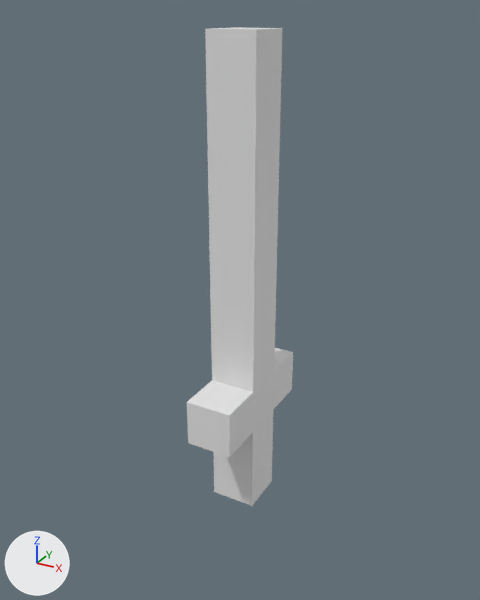
What one commit did to the Blender file Assets/Items/Weapons/Sword/sword_basic.blend.
Camera for both pictures: a 50 mm lens placed at (0.361, -0.666, 0.66), pointed at (-0.013, 0.013, 0.32). Arrows for +X, +Y and +Z are at lower left; the lights stay in place.
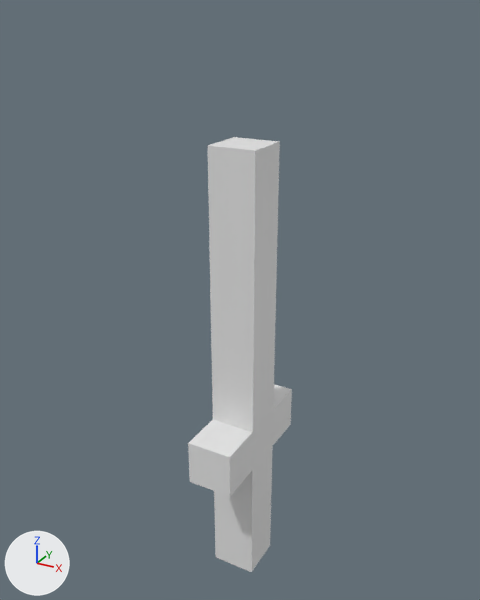
What differs and where, as boxes [x1, y1, x2, y2] in the pictures (480 x 600 px):
'Cube', reshaped, moved (9% shorter)
    before: [187, 27, 293, 506]
    after: [188, 137, 292, 572]
part 1 of me_cube_001, built on
    after: [215, 515, 271, 572]
part 2 of me_cube_001, cut back
    before: [205, 27, 282, 92]
    after: [208, 137, 279, 151]

Edits to the bpy script that builds the scene:
```text
Change me_cube_001:
    where me_cube_001.from_pydata(...)  # 52 vertices, 50 faces; spans x -0.03..0.03, y -0.09..0.09, z -0.06..0.54
    used by ob_cube; location = (0.0, 0.0, 0.1)
    verts and faces of me_cube_001; kept vertices keep their numbers, new ones are numbered from 52
    before: 0 (0.03, -0.03, -0.06) at pixel (252, 505), 2 (-0.03, -0.03, -0.06) at pixel (214, 491), 4 (0.03, 0.03, -0.06) at pixel (271, 480), 6 (-0.03, 0.03, -0.06)
    before: 1 (0.03, -0.03, 0.54) at pixel (256, 29), 3 (-0.03, -0.03, 0.54) at pixel (205, 28), 5 (0.03, 0.03, 0.54) at pixel (282, 28), 7 (-0.03, 0.03, 0.54) at pixel (233, 27), 16 (0.03, -0.03, 0.48) at pixel (255, 92)
    before: 17 (-0.03, -0.03, 0.48) at pixel (206, 89), 26 (-0.03, 0.03, 0.48), 35 (0.03, 0.03, 0.48) at pixel (281, 86)
    me_cube_001 part 1
    add delete_faces([(0, 2, 6, 4)])
    add for new, old in zip([*range(52, 56)], [0, 2, 4, 6]): verts[new] = verts[old] + (0.0, 0.0, -0.06)
    add faces += [(4, 54, 55, 6), (52, 53, 55, 54), (0, 52, 54, 4), (2, 6, 55, 53), (0, 2, 53, 52)]
    me_cube_001 part 2
    add delete_vertices([1, 3, 5, 7])  # with the faces that use them
    add faces += [(16, 35, 26, 17)]
Change ob_cube:
    ob_cube.location: (0.0, 0.0, 0.1) -> (0.0, 0.0, 0.04)
```
